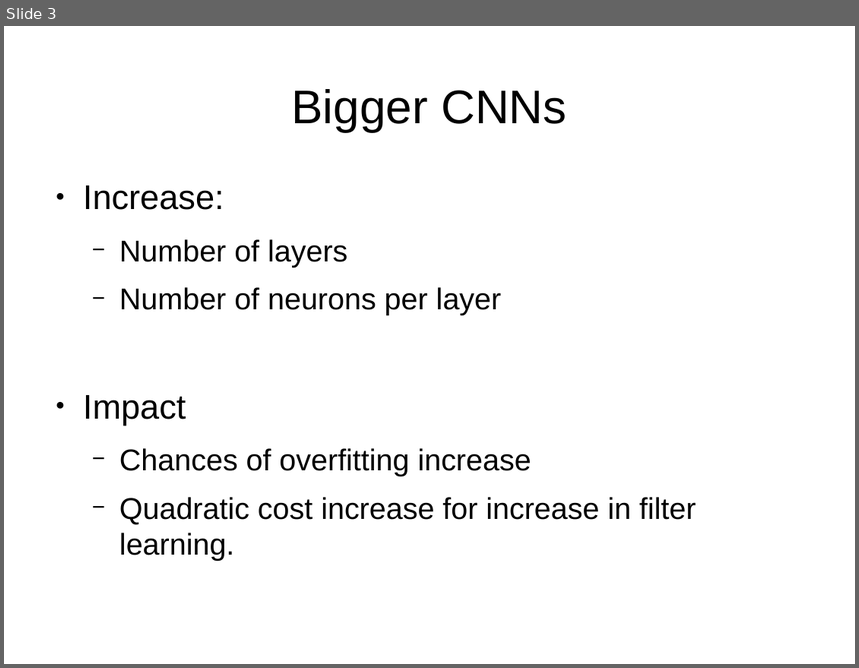
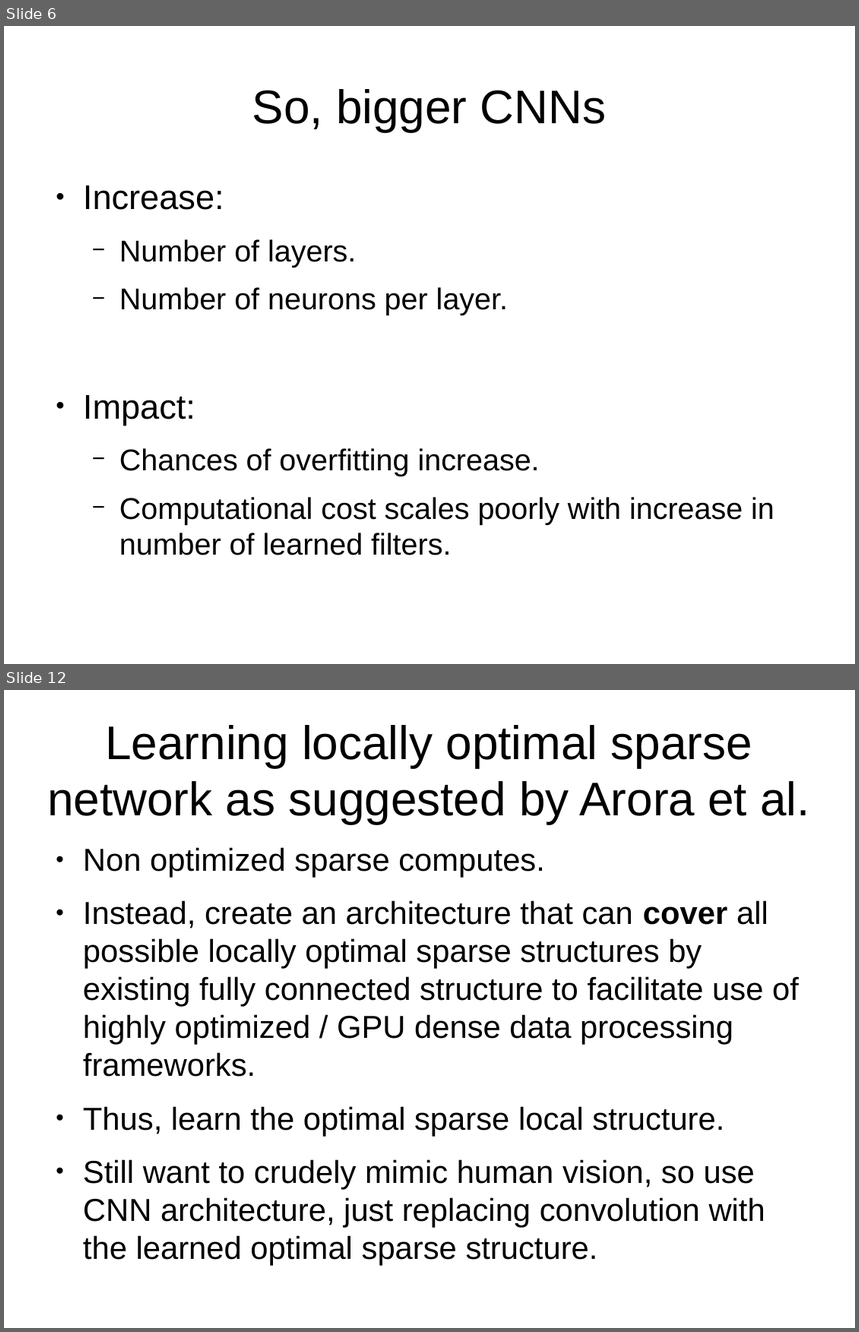
Before and after one commit to indivisibleatom/lectureNotes, a slide deck: sources/Szegedy_Going_Deeper.odp. Shown one above the other, each under a label of ours: slide 3 before the commit, slides 6 and 12 after it; the slides between them are not shown. The pictures are 859x668 and 859x1332 pixels, drawn with LibreOffice and Linux fonts; fonts in the diff are those of the drawing. Boxes give left, top, right and bottom in pixels: in the first picture for what was removed or moved away, otherwise in the second. Text is boxed around its words. In the diff, an @@ line names an element or a change of style, - is before the commit and + after.

```diff
--- a/sources/Szegedy_Going_Deeper.odp
+++ b/sources/Szegedy_Going_Deeper.odp
@@ slide 12 added at <box>4,690,855,1328</box>, background #FFFFFF @@
@@ title added at <box>47,725,810,825</box>, 44 pt, text #000000 @@
+Learning locally optimal sparse network as suggested by Arora et al.
@@ text added at <box>83,847,799,1228</box>, 29.6 pt, text #000000 @@
+● Non optimized sparse computes.
+● Instead, create an architecture that can cover all possible locally optimal sparse structures by existing fully connected structure to facilitate use of highly optimized / GPU dense data processing frameworks.
+● Thus, learn the optimal sparse local structure.
+● Still want to crudely mimic human vision, so use CNN architecture, just replacing convolution with the learned optimal sparse structure.
@@ what was slide 3 is now slide 6 @@
@@ slide 6 changed as well @@
@@ title at <box>253,89,606,132</box>: text changed @@
-Bigger CNNs
+So, bigger CNNs
@@ text at <box>83,240,775,556</box>: text changed @@
-  − Number of layers
-  − Number of neurons per layer
-● Impact
-  − Chances of overfitting increase
-  − Quadratic cost increase for increase in filter learning.
+  − Number of layers.
+  − Number of neurons per layer.
+● Impact:
+  − Chances of overfitting increase.
+  − Computational cost scales poorly with increase in number of learned filters.
```
Also in this commit, not shown: 1 other slide changed, 14 other slides added, 3 slides removed.
